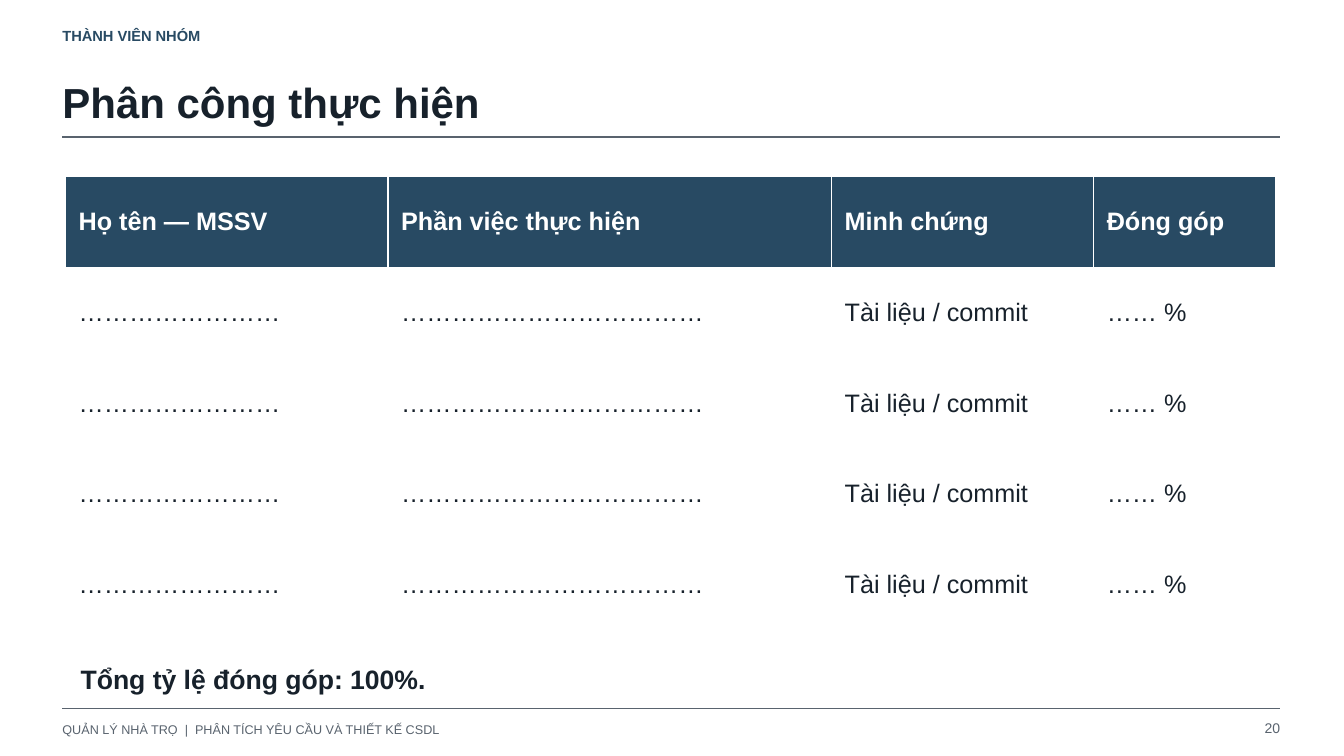
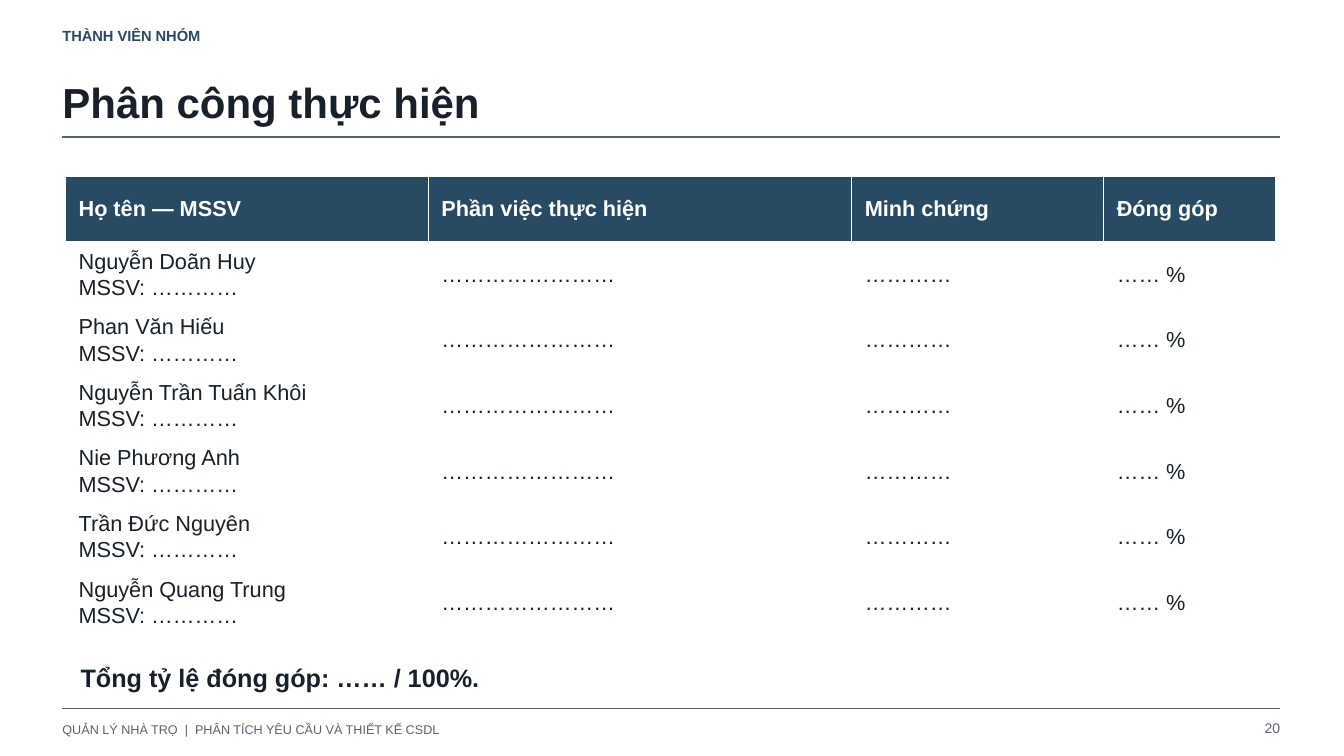
Before and after one commit to hieunofun/quanlytro, a slide deck: slide 20 of docs/thiet-ke-csdl-va-phan-tich-nghiep-vu.pptx. Drawn at 1344x756 pixels with LibreOffice and Linux fonts; fonts in the diff are those of the drawing. Boxes give left, top, right and bottom in pixels: in the first picture for what was removed or moved away, otherwise in the second. Text is boxed around its words. In the diff, an @@ line names an element or a change of style, - is before the commit and + after.

```diff
--- a/docs/thiet-ke-csdl-va-phan-tich-nghiep-vu.pptx
+++ b/docs/thiet-ke-csdl-va-phan-tich-nghiep-vu.pptx
@@ table at box(66, 176, 1275, 635) @@
-row 2: …………………… | ……………………………… | Tài liệu / commit | …… %
-row 3: …………………… | ……………………………… | Tài liệu / commit | …… %
-row 4: …………………… | ……………………………… | Tài liệu / commit | …… %
-row 5: …………………… | ……………………………… | Tài liệu / commit | …… %
+row 2: Nguyễn Doãn Huy / MSSV: ………… | …………………… | ………… | …… %
+row 3: Phan Văn Hiếu / MSSV: ………… | …………………… | ………… | …… %
+row 4: Nguyễn Trần Tuấn Khôi / MSSV: ………… | …………………… | ………… | …… %
+row 5: Nie Phương Anh / MSSV: ………… | …………………… | ………… | …… %
+row 6: Trần Đức Nguyên / MSSV: ………… | …………………… | ………… | …… %
+row 7: Nguyễn Quang Trung / MSSV: ………… | …………………… | ………… | …… %
@@ text at box(81, 667, 479, 693): text changed; size 19 to 18 pt @@
-Tổng tỷ lệ đóng góp: 100%.
+Tổng tỷ lệ đóng góp: …… / 100%.
```
Also in this commit, not shown: 17 other slides changed, 15 other files.
